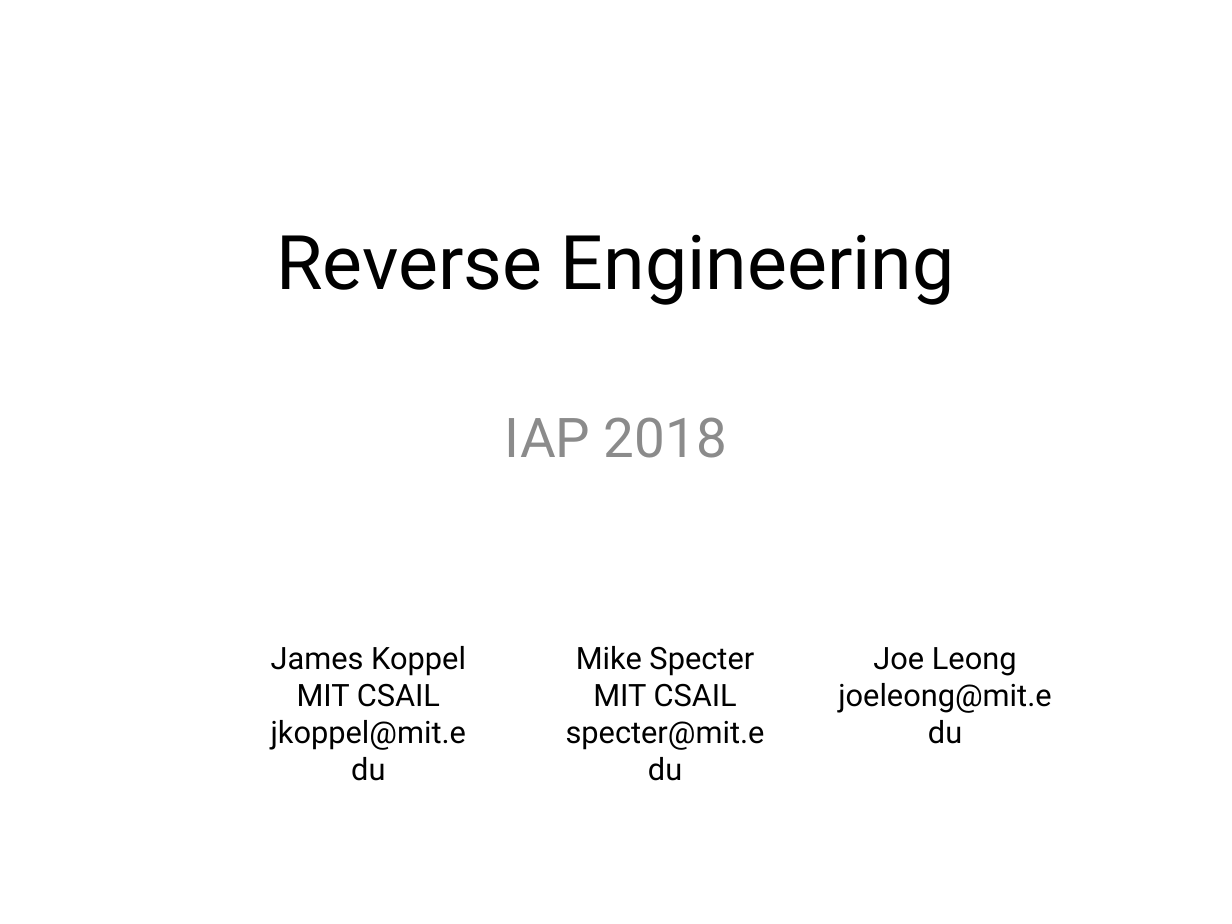
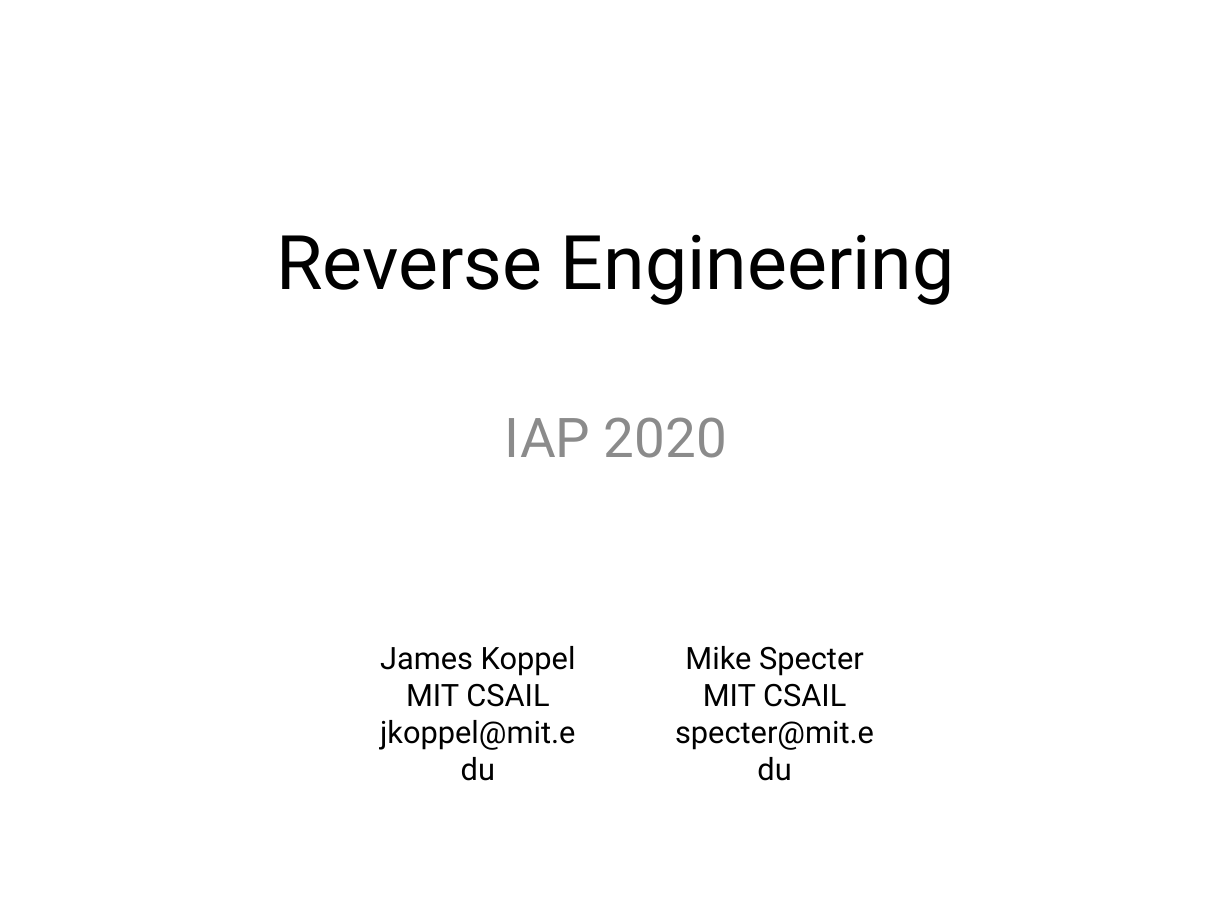
Before and after one commit to jkoppel/re-course, a slide deck: slide 1 of re_slides.pptx. Drawn at 1232x924 pixels with LibreOffice and Linux fonts; fonts in the diff are those of the drawing. Boxes give left, top, right and bottom in pixels: in the first picture for what was removed or moved away, otherwise in the second. Text is boxed around its words. In the diff, an @@ line names an element or a change of style, - is before the commit and + after.

```diff
--- a/re_slides.pptx
+++ b/re_slides.pptx
@@ subtitle at [505,417,727,458]: text changed @@
-IAP 2018
+IAP 2020
@@ text "James Koppel": place and size @@
-text "James Koppel" at [271,646,466,750]
+text "James Koppel" at [380,646,576,750]
@@ text "Mike Specter": place and size @@
-text "Mike Specter" at [566,646,765,750]
+text "Mike Specter" at [675,646,874,750]
@@ text removed at [838,647,1051,713] @@
-Joe Leong
-joeleong@mit.edu
```
Also in this commit, not shown: 4 other files.
